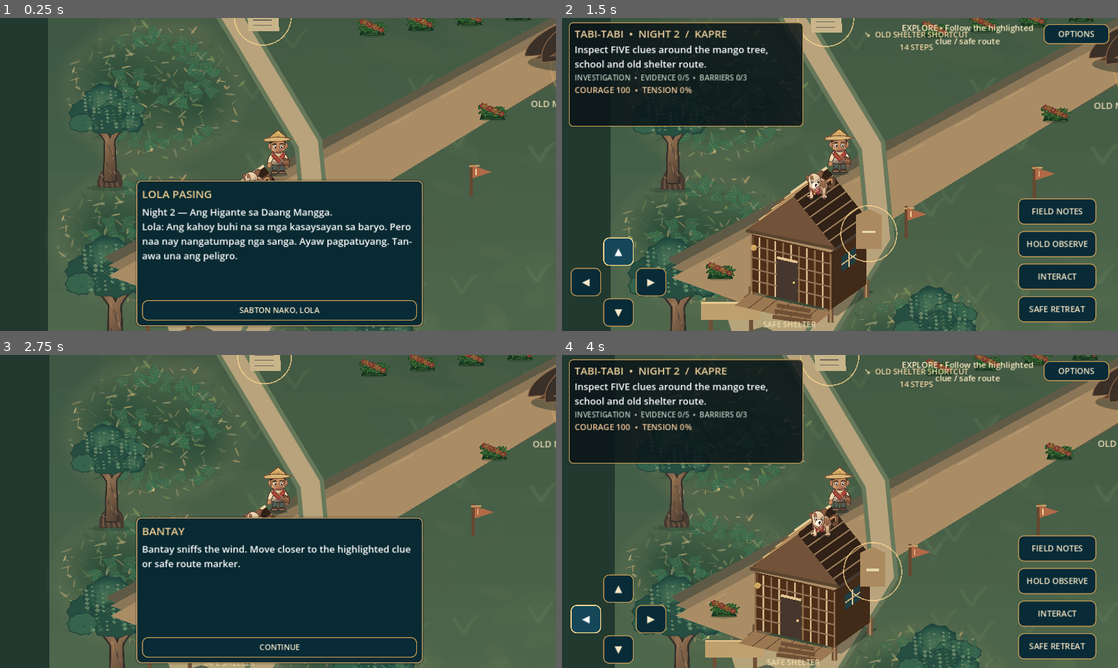
Above: before the commit, frames 1-4 (two rows, left to right).
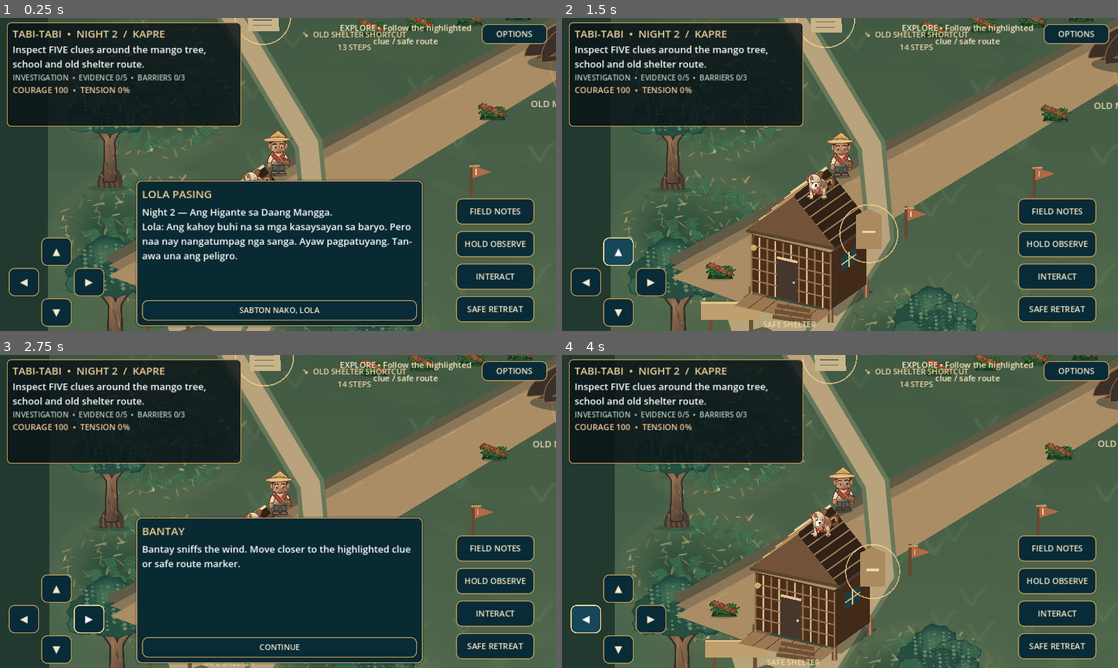
Above: after the commit, the same moments.

Repository: LokiJ07/Tabi-tabi
Game: Godot game, scene res://scenes/night02.tscn
Same seed, same stepped clock (60 frames per second), same inputs: the game is played once before the commit and once after it. This scene is started directly instead of the project's main scene.
Inputs (mouse positions are in pixels of both pictures, inside the frame that each line leads up to):
- Up to frame 1 (0.25 s): no input
- Up to frame 2 (1.5 s): click "SABTON NAKO, LOLA" at 0.5 s; click "▲" at 1.25 s
- Up to frame 3 (2.75 s): tap Enter (ui_accept) at 2, 2.27 s; move the mouse to (400, 495) at 2.02 s; hold Right (ui_right) from 2.03 s (still down); click (400, 495) at 2.17 s
- Up to frame 4 (4 s): release Right (ui_right) at 2.75 s; click "CONTINUE" at 2.75 s; click "◀" at 3.5 s

The runs differ from the first frame. In frame 1, 22% of the frame differs, in the area x 1-100%, y 0-99%; in frame 2, 0.9%; in frame 3, 22%; in frame 4, 0.9%.
Error after the commit: Invalid call. Nonexistent function 'set_night_stage' in base 'Node (night02_ambience.gd)'. (res://scripts/night02_main.gd:204)

Commit message:
feat(night2): track folklore-aware day, dusk and nighttime Kapre story stages

Diff:
--- a/scripts/night02_main.gd
+++ b/scripts/night02_main.gd
@@ -53,7 +53,7 @@
 const STORY_TEXT := {
 	"fallen_limb": "The old mango tree dropped a heavy branch across the route. It could seriously hurt a child. This is an observable hazard, not a curse.",
 	"exposed_roots": "Erosion after the Great Flood has loosened the roots. The ground is soft and unsafe; a qualified tree assessment matters.",
-	"cigar_ash": "A faint cigar ember glows high in the branches. Someone may be watching. You cannot assume what it proves.",
+	"cigar_ash": "Dry cigar ash and tobacco fragments lie near the roots. They suggest someone smoked here, but cannot prove who—or when.",
 	"shelter_route": "During the Great Flood, this shortcut led families toward shelter. It is now too close to the unstable tree.",
 	"witness_accounts": "Mara remembers the Great Flood; Dado remembers a rescue promise that was never kept. The Kapitan wants to cut the tree immediately."
 }
@@ -90,11 +90,32 @@
 var ending_panel: PanelContainer
 var ambient_sound: Node
 var debug_dusk_preview := false
+var debug_night_reveal := false # QA only, never saved
 var elapsed := 0.0
 var particle_phase := 0.0
 var last_target := ""
 var movement_enabled := true
 var travel_in_progress := false
+
+# Folklore-aware stages: investigation by day, safety at dusk,
+# ember-and-smoke observation at night, then a full nocturnal reveal.
+func _light_stage() -> int:
+	if debug_night_reveal:
+		return 3
+	if debug_dusk_preview:
+		return 1
+	if story.outcome != "" or story.phase == 4:
+		return 0 # Morning aftermath.
+	if story.phase == 0:
+		return 0
+	if story.phase == 1:
+		return 1
+	if story.phase == 2:
+		return 2
+	return 3
+
+func _kapre_revealed() -> bool:
+	return (story.phase == 3 and story.outcome == "") or debug_night_reveal
 
 func _ready() -> void:
 	name = "TabiTabiNight2"
@@ -167,7 +188,7 @@
 		if story.observe_from_safety(delta, true, true):
 			observe_held = false
 			_show_dialogue("BANTAY",
-				"Bantay does not bark. Through the shifting leaves you see the Kapre shielding his home, not chasing the villagers. Observe the smoke and swaying branches before speaking.",
+				"Bantay does not bark. At night, a red cigar ember pulses high in the old mango tree. Smoke curls among the leaves and a heavy branch creaks. You cannot see the giant clearly yet. Greet the unseen resident respectfully.",
 				[{"label": "TABİ-TABI PO — ASK PERMISSION", "action": "greet"}])
 			_auto_save()
 	if story.encounter_failed and not dialogue.visible and story.outcome == "":
@@ -179,6 +200,8 @@
 		progress.visible = story.phase == 2
 		progress.value = story.observation * 100.0
 	danger.text = "COURAGE %d  •  TENSION %d%%" % [roundi(story.courage), roundi(story.alarm * 100.0)]
+	if ambient_sound != null:
+		ambient_sound.set_night_stage(_light_stage())
 	_sync_gameplay_hud()
 	queue_redraw()
 
@@ -915,9 +938,9 @@
 	subtitle.text = "%s  •  EVIDENCE %d/5  •  BARRIERS %d/3" % [phase_name,story.clues.size(),story.barriers.size()]
 	match story.phase:
 		0: objective.text = "Inspect FIVE clues around the mango tree, school and old shelter route."
-		1: objective.text = "Close all THREE approaches before the Kapre conversation."
-		2: objective.text = "Reach the bamboo lookout. Hold OBSERVE (4 seconds) from shelter."
-		3: objective.text = "Speak respectfully; negotiate a safe expert-assessed solution."
+		1: objective.text = "Dusk: secure THREE unsafe approaches before nightfall."
+		2: objective.text = "Night: watch the cigar ember and smoke from the safe lookout (HOLD OBSERVE)."
+		3: objective.text = "Night: greet the Kapre in the mango branches; discuss a safe solution."
 		4: objective.text = "NIGHT 2 RESOLVED: %s. Your record and community safety plan are saved." % story.outcome.to_upper()
 	queue_redraw()
 
